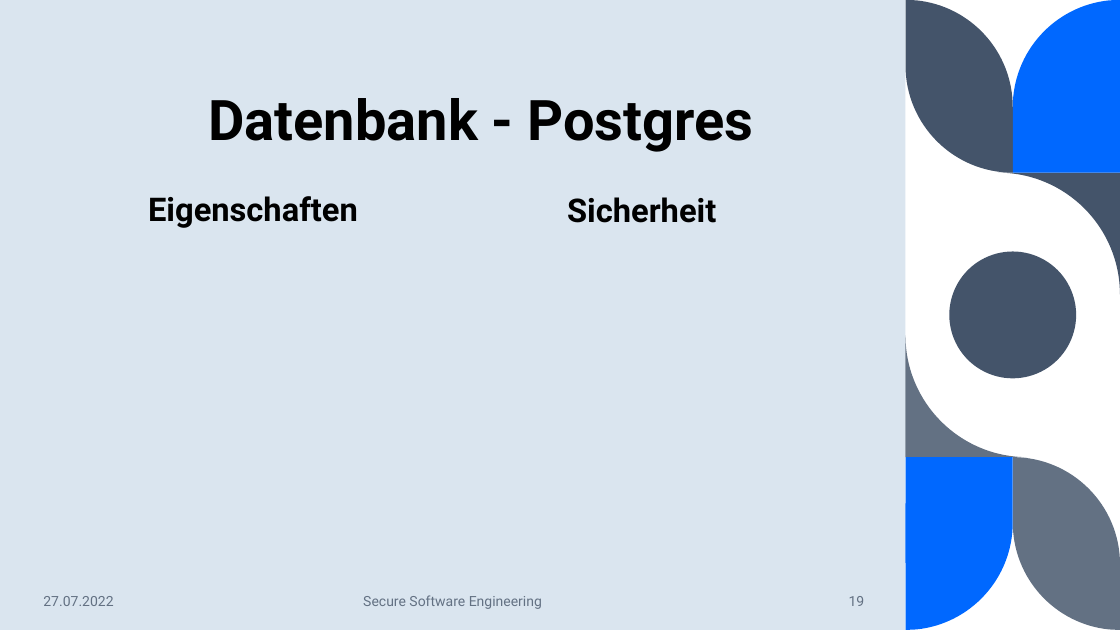
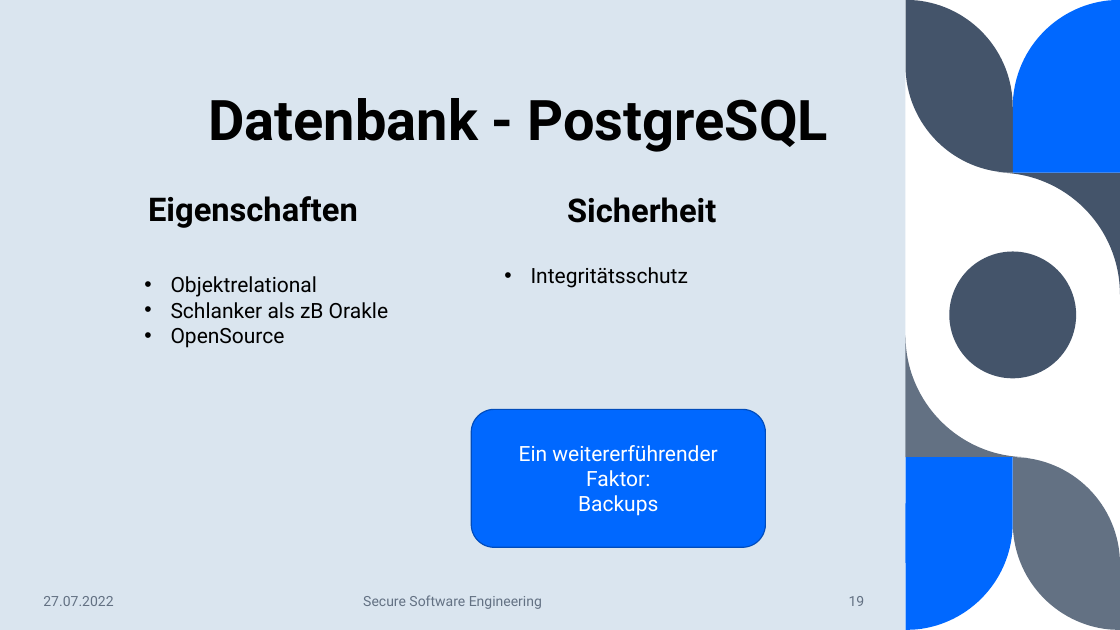
Before and after one commit to BranAndSceolan/SSE-Notes, a slide deck: slide 19 of documentation/Notiz-App.pptx. Drawn at 1120x630 pixels with LibreOffice and Linux fonts; fonts in the diff are those of the drawing. Boxes give left, top, right and bottom in pixels: in the first picture for what was removed or moved away, otherwise in the second. Text is boxed around its words. In the diff, an @@ line names an element or a change of style, - is before the commit and + after.

```diff
--- a/documentation/Notiz-App.pptx
+++ b/documentation/Notiz-App.pptx
@@ title at bbox=[208, 98, 828, 152]: text changed @@
-Datenbank - Postgres
+Datenbank - PostgreSQL
@@ text added at bbox=[531, 267, 688, 288], 18 pt, text #000000 @@
+• Integritätsschutz
@@ text added at bbox=[171, 276, 388, 348], 18 pt, text #000000 @@
+• Objektrelational
+• Schlanker als zB Orakle
+• OpenSource
@@ rounded rectangle added at bbox=[471, 409, 765, 547], fill #0068FF, outline #004DBD 1 pt, 18 pt, text #FFFFFF @@
+Ein weitererführender Faktor:
+Backups
```
Also in this commit, not shown: 3 other files.
